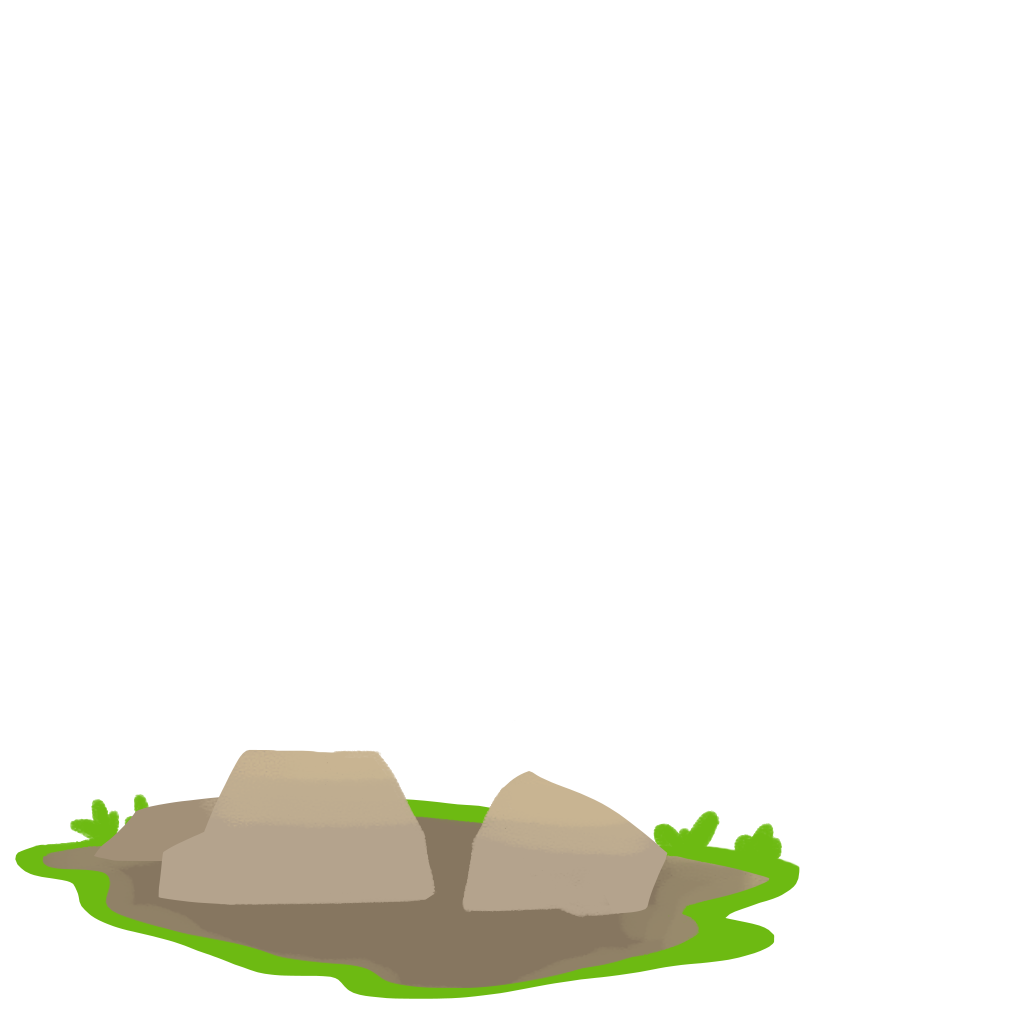
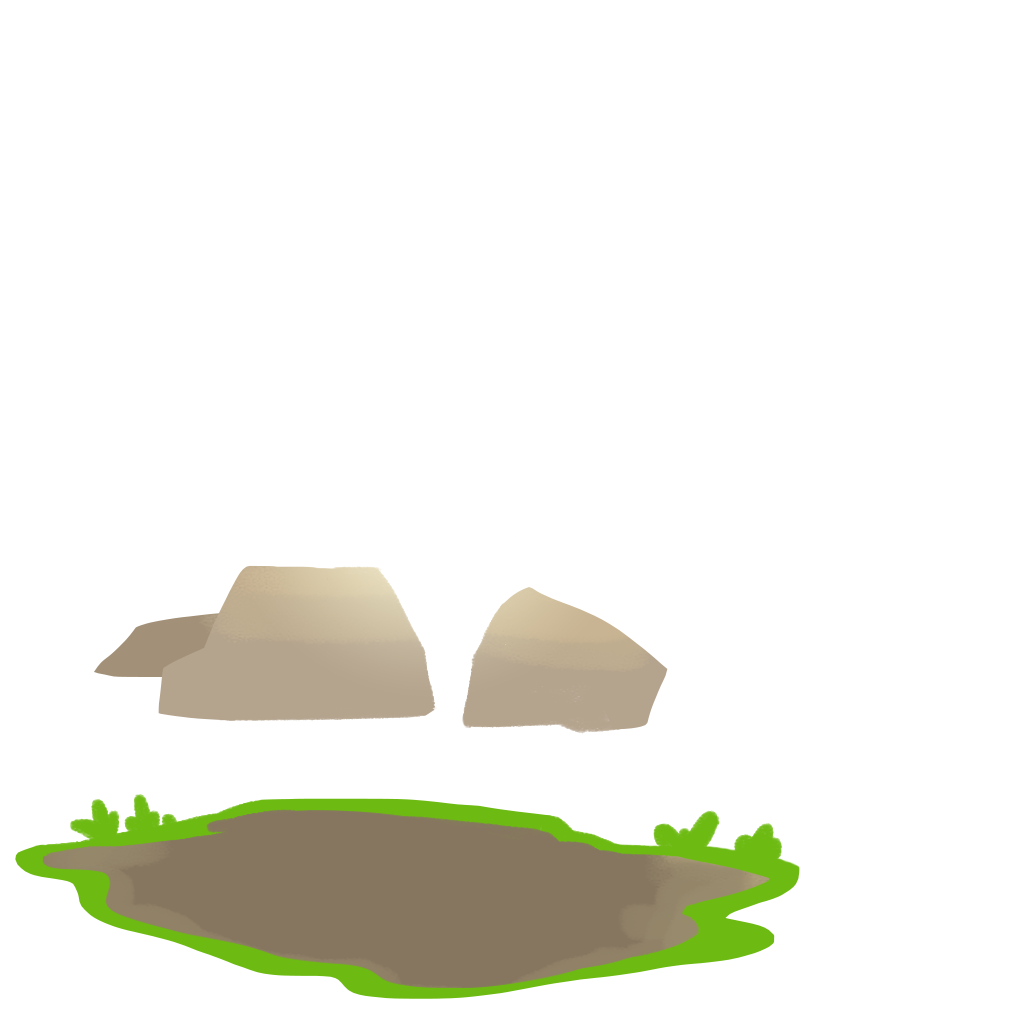
Revision of a layered 1024px x 1024px image; what changed, layer by layer:
painted on "Layer 102" over (94, 565, 668, 918)
